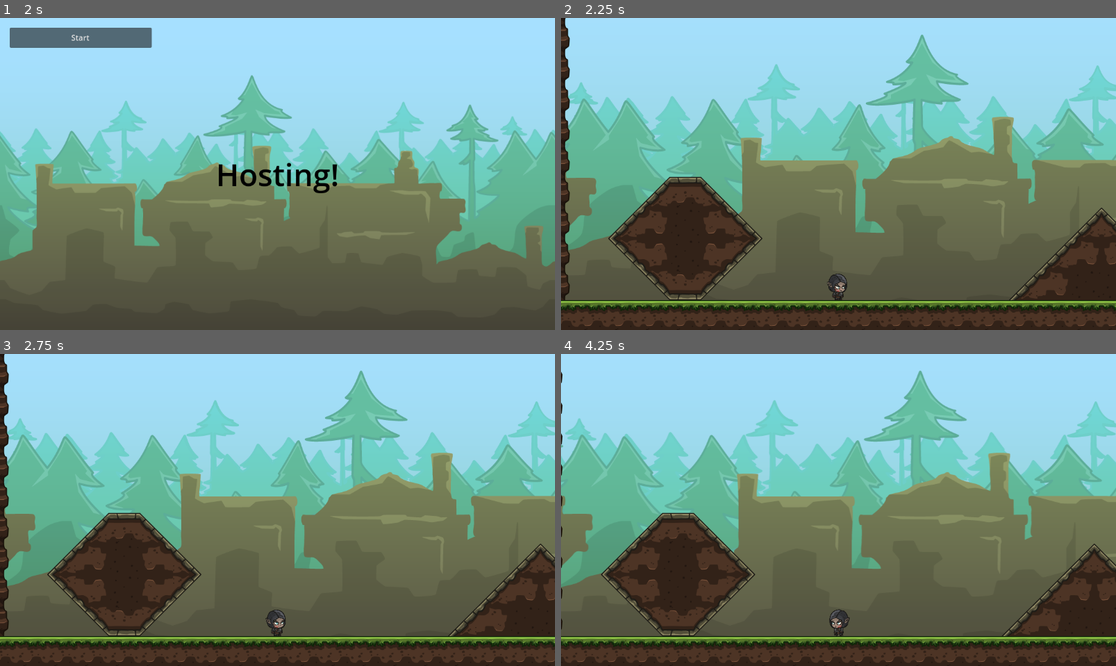
Above: before the commit, frames 1-4 (two rows, left to right).
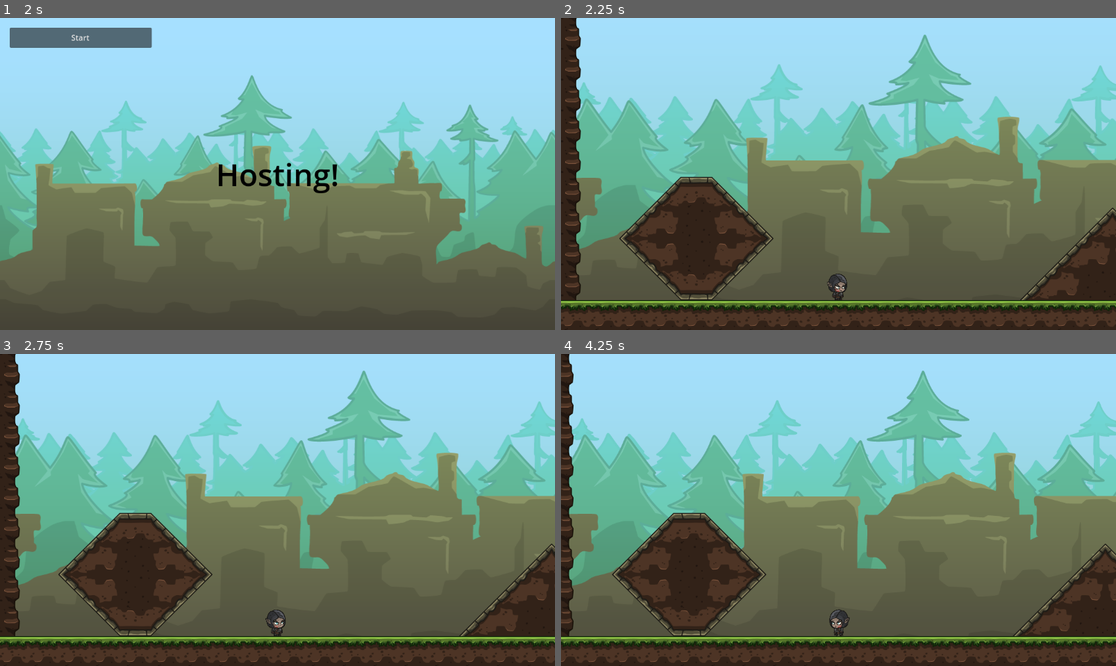
Above: after the commit, the same moments.

Repository: ArminKuburas/godot-multiplayer
Game: Godot game, scene res://levels/menu/menu.tscn
Same seed, same stepped clock (60 frames per second), same inputs: the game is played once before the commit and once after it.
Inputs:
- Up to frame 1 (2 s): tap Enter at 0.5 s; hold D (move_right) 0.53-1.25 s; tap Up (jump) at 0.77 s; click "Host" at 1.25 s
- Up to frame 2 (2.25 s): click "Start" at 2 s
- Up to frame 3 (2.75 s): no input
- Up to frame 4 (4.25 s): tap Space at 2.75 s; hold D (move_right) 2.78-3.53 s; tap Up (jump) at 3.02 s; hold Left (move_left) from 3.53 s (still down)

Frame 1 is identical in both runs. In frame 2, 14% of the frame differs, in the area x 0-100%, y 0-99%; in frame 3, 14%; in frame 4, 13%.

Commit message:
feat: multiplayer component done for now

Diff:
--- /dev/null
+++ b/levels/level.gd
@@ -0,0 +1,47 @@
+extends Node2D
+
+@export var players_container: Node2D
+@export var player_scene: PackedScene
+@export var spawn_points: Array[Node2D]
+
+var next_spawn_point_index = 0
+
+# Called when the node enters the scene tree for the first time.
+func _ready() -> void:
+	if not multiplayer.is_server():
+		return
+
+	multiplayer.peer_connected.connect(add_player)
+	multiplayer.peer_disconnected.connect(delete_player)
+	for id in multiplayer.get_peers():
+		add_player(id)
+	add_player(1)
+
+func add_player(id):
+	var player_instance = player_scene.instantiate()
+	player_instance.position = get_spawn_point()
+	player_instance.name = str(id)
+	players_container.add_child(player_instance)
+
+func delete_player(id):
+	if not players_container.has_node(str(id)):
+		return
+	players_container.get_node(str(id)).queue_free()
+
+func _exit_tree() -> void:
+	if multiplayer.multiplayer_peer == null:
+		return
+	if not multiplayer.is_server():
+		return
+	multiplayer.peer_disconnected.disconnect(delete_player)
+
+func get_spawn_point():
+	var spawn_point = spawn_points[next_spawn_point_index].position
+	next_spawn_point_index += 1
+	if next_spawn_point_index >= len(spawn_points):
+		next_spawn_point_index = 0
+	return spawn_point
+
+# Called every frame. 'delta' is the elapsed time since the previous frame.
+func _process(_delta: float) -> void:
+	pass
--- a/levels/level_01/level_01.tscn
+++ b/levels/level_01/level_01.tscn
@@ -1,5 +1,6 @@
-[gd_scene load_steps=7 format=4 uid="uid://df0hist01fbeo"]
+[gd_scene load_steps=8 format=4 uid="uid://df0hist01fbeo"]
 
+[ext_resource type="Script" path="res://levels/level.gd" id="1_ftj0n"]
 [ext_resource type="Texture2D" uid="uid://chwbcf7n2ajtp" path="res://art/platforms/Platformer_spritesheet.png" id="1_ort1d"]
 [ext_resource type="Texture2D" uid="uid://bja0wl8tcw71c" path="res://art/backgrounds/background_01.png" id="2_nxani"]
 [ext_resource type="Texture2D" uid="uid://bujx43rcy5b85" path="res://art/backgrounds/background_02.png" id="3_oj8mb"]
@@ -41,7 +42,11 @@
 physics_layer_0/collision_mask = 0
 sources/0 = SubResource("TileSetAtlasSource_on8lr")
 
-[node name="level_01" type="Node2D"]
+[node name="level_01" type="Node2D" node_paths=PackedStringArray("players_container", "spawn_points")]
+script = ExtResource("1_ftj0n")
+players_container = NodePath("----- Players -----/PlayersContainer")
+player_scene = ExtResource("4_hrmm7")
+spawn_points = [NodePath("----- Players -----/SpawnPoint_0"), NodePath("----- Players -----/SpawnPoint_1")]
 
 [node name="----- Environment -----" type="Node" parent="."]
 
@@ -74,5 +79,15 @@
 
 [node name="----- Players -----" type="Node" parent="."]
 
-[node name="Player" parent="----- Players -----" instance=ExtResource("4_hrmm7")]
-position = Vector2(0, 298)
+[node name="PlayersContainer" type="Node2D" parent="----- Players -----"]
+
+[node name="PlayerSpawner" type="MultiplayerSpawner" parent="----- Players -----"]
+_spawnable_scenes = PackedStringArray("res://player/player.tscn")
+spawn_path = NodePath("../PlayersContainer")
+spawn_limit = 2
+
+[node name="SpawnPoint_0" type="Node2D" parent="----- Players -----"]
+position = Vector2(-23, 287)
+
+[node name="SpawnPoint_1" type="Node2D" parent="----- Players -----"]
+position = Vector2(201, 285)
--- a/levels/menu/menu.gd
+++ b/levels/menu/menu.gd
@@ -37,6 +37,9 @@
 	change_level.call_deferred(level_scene)
 
 func change_level(scene):
+	for c in level_container.get_children():
+		level_container.remove_child(c)
+		c.queue_free()
 	level_container.add_child(scene.instantiate())
 
 func _on_connection_failed():
--- a/player/player.gd
+++ b/player/player.gd
@@ -10,17 +10,28 @@
 @export var camera_height = 39
 
 @onready var initial_sprite_scale = player_sprite.scale
+var owner_id = 1
 var jump_count = 0
 var camera_instance
 
 
-func _ready():
+func _enter_tree():
+	owner_id = name.to_int()
+	set_multiplayer_authority(owner_id)
+	if owner_id != multiplayer.get_unique_id():
+		return
 	set_up_camera()
 
 func _process(_delta):
+	if multiplayer.multiplayer_peer == null:
+		return
+	if owner_id != multiplayer.get_unique_id():
+		return
 	update_camera_pos()
 
 func _physics_process(_delta: float) -> void:
+	if owner_id != multiplayer.get_unique_id():
+		return
 	var horizontal_input = (
 		Input.get_action_strength("move_right")
 		- Input.get_action_strength("move_left")
--- a/player/player.tscn
+++ b/player/player.tscn
@@ -303,6 +303,17 @@
 "speed": 24.0
 }]
 
+[sub_resource type="SceneReplicationConfig" id="SceneReplicationConfig_yutk3"]
+properties/0/path = NodePath(".:position")
+properties/0/spawn = true
+properties/0/replication_mode = 1
+properties/1/path = NodePath("AnimatedSprite2D:animation")
+properties/1/spawn = true
+properties/1/replication_mode = 1
+properties/2/path = NodePath("AnimatedSprite2D:scale")
+properties/2/spawn = true
+properties/2/replication_mode = 1
+
 [node name="Player" type="CharacterBody2D" node_paths=PackedStringArray("player_sprite")]
 position = Vector2(0, -1)
 script = ExtResource("1_kuko4")
@@ -320,4 +331,7 @@
 animation = &"walk"
 autoplay = "idle"
 
+[node name="MultiplayerSynchronizer" type="MultiplayerSynchronizer" parent="."]
+replication_config = SubResource("SceneReplicationConfig_yutk3")
+
 [connection signal="animation_finished" from="AnimatedSprite2D" to="." method="_on_animated_sprite_2d_animation_finished"]
Not shown: 1 places in player/player.tscn that only renumber resources
